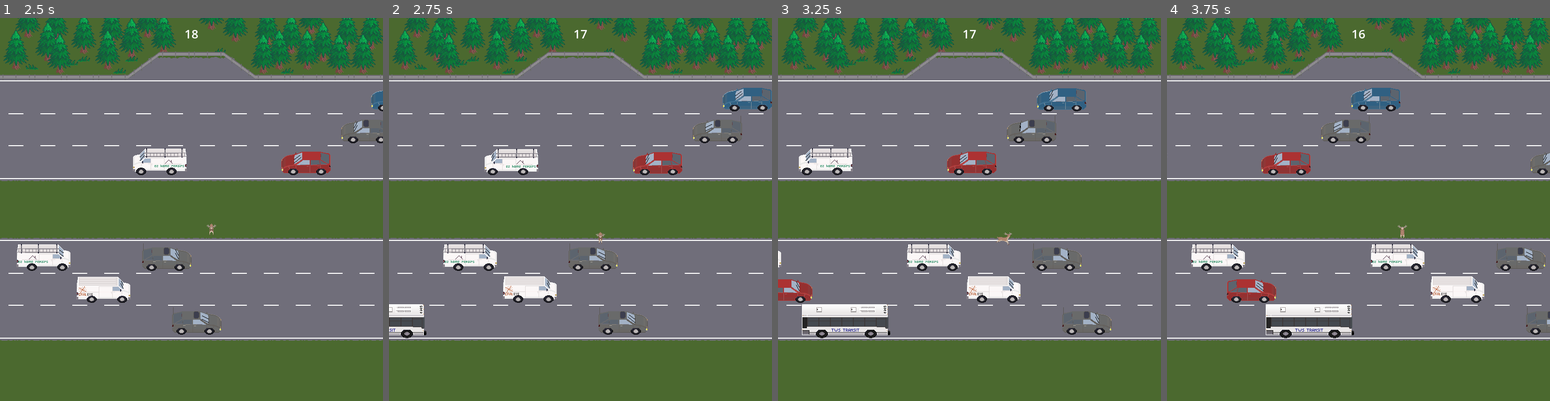
Above: before the commit, frames 1-4 (left to right).
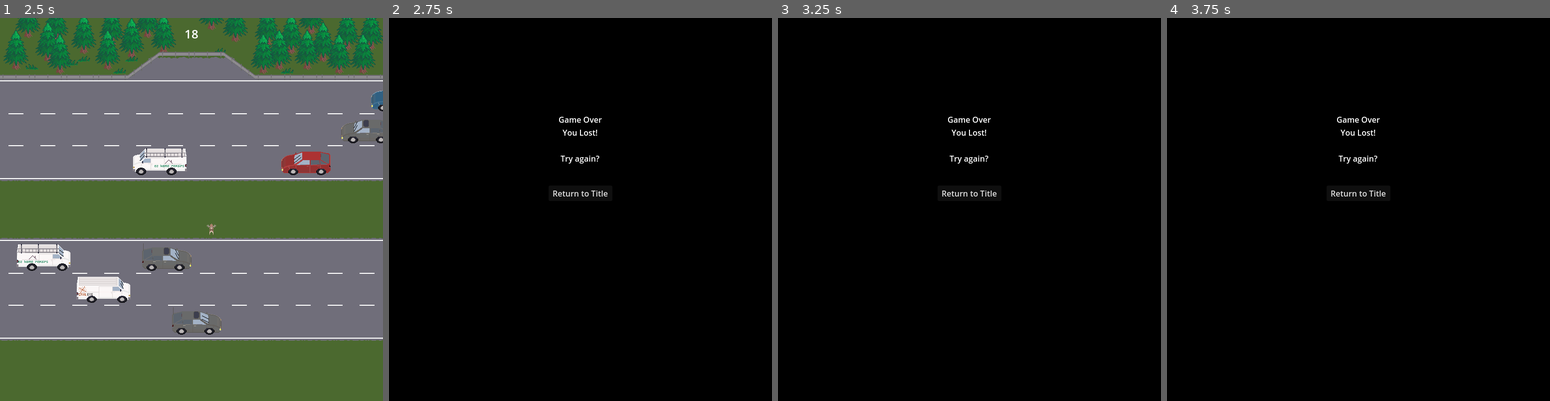
Above: after the commit, the same moments.

Repository: Pedro-T/deer-in-the-headlights
Game: Godot game, scene res://Main.tscn
The game is run twice, just before and just after one commit, with the same random seed, the same clock (stepped at 60 frames per second) and the same inputs.
Inputs:
- Up to frame 1 (2.5 s): click "Start Game" at 0.5 s; hold D (move_right) 1.28-2.03 s; hold S (move_down) from 2.03 s (still down)
- Up to frame 2 (2.75 s): keep holding S (move_down)
- Up to frame 3 (3.25 s): release S (move_down) at 2.78 s; hold D (move_right) from 2.78 s (still down)
- Up to frame 4 (3.75 s): release D (move_right) at 3.53 s; hold W (move_up) from 3.53 s (still down)

Frame 1 is identical in both runs. In frame 2, 100% of the frame differs, in the area x 0-100%, y 0-100%; in frame 3, 100%; in frame 4, 100%.

Commit message:
rework vehicle hitboxe calculation to use optional height metadata due to perspective

Diff:
--- a/deer-in-the-headlights/player/Player.tscn
+++ b/deer-in-the-headlights/player/Player.tscn
@@ -7,7 +7,7 @@
 size = Vector2(28, 28)
 
 [node name="Player" type="CharacterBody2D"]
-collision_mask = 2
+collision_mask = 3
 script = ExtResource("1_3c3w1")
 
 [node name="AnimatedSprite2D" type="AnimatedSprite2D" parent="."]
--- a/deer-in-the-headlights/vehicle/Vehicle.tscn
+++ b/deer-in-the-headlights/vehicle/Vehicle.tscn
@@ -4,6 +4,7 @@
 [ext_resource type="SpriteFrames" uid="uid://cq8ciqxel8e18" path="res://vehicle/animations/car_hatch_red.tres" id="2_gh616"]
 
 [sub_resource type="RectangleShape2D" id="RectangleShape2D_w7aos"]
+resource_local_to_scene = true
 
 [node name="Vehicle" type="Area2D"]
 script = ExtResource("1_gh616")
@@ -15,3 +16,5 @@
 [node name="AnimatedSprite2D" type="AnimatedSprite2D" parent="."]
 sprite_frames = ExtResource("2_gh616")
 animation = &"L_rain"
+
+[connection signal="body_entered" from="." to="." method="_on_body_entered"]
--- a/deer-in-the-headlights/vehicle/animations/bus.tres
+++ b/deer-in-the-headlights/vehicle/animations/bus.tres
@@ -99,3 +99,4 @@
 "name": &"R_rain",
 "speed": 6.0
 }]
+metadata/hitbox_height = 48.0
--- a/deer-in-the-headlights/vehicle/vehicle.gd
+++ b/deer-in-the-headlights/vehicle/vehicle.gd
@@ -24,7 +24,13 @@
 			animation_name = right_animation
 		else:
 			sprite.flip_h = true
-	collision_shape.shape.size = sprite.sprite_frames.get_frame_texture(animation_name, 0).get_size()
+
+	# use the height size from the resource metadata if available or just sprite y height
+	var sprite_size: Vector2 = sprite.sprite_frames.get_frame_texture(animation_name, 0).get_size()
+	var meta_height: Variant = sprite_frames.get_meta("hitbox_height", sprite_size.y)
+	var height: float = meta_height if meta_height is float else sprite_size.y
+	collision_shape.shape.size = Vector2(sprite_size.x, height)
+	collision_shape.position = Vector2(0, (sprite_size.y - height) / 2)
 	sprite.play(animation_name)
 
 func _process(delta: float) -> void:
